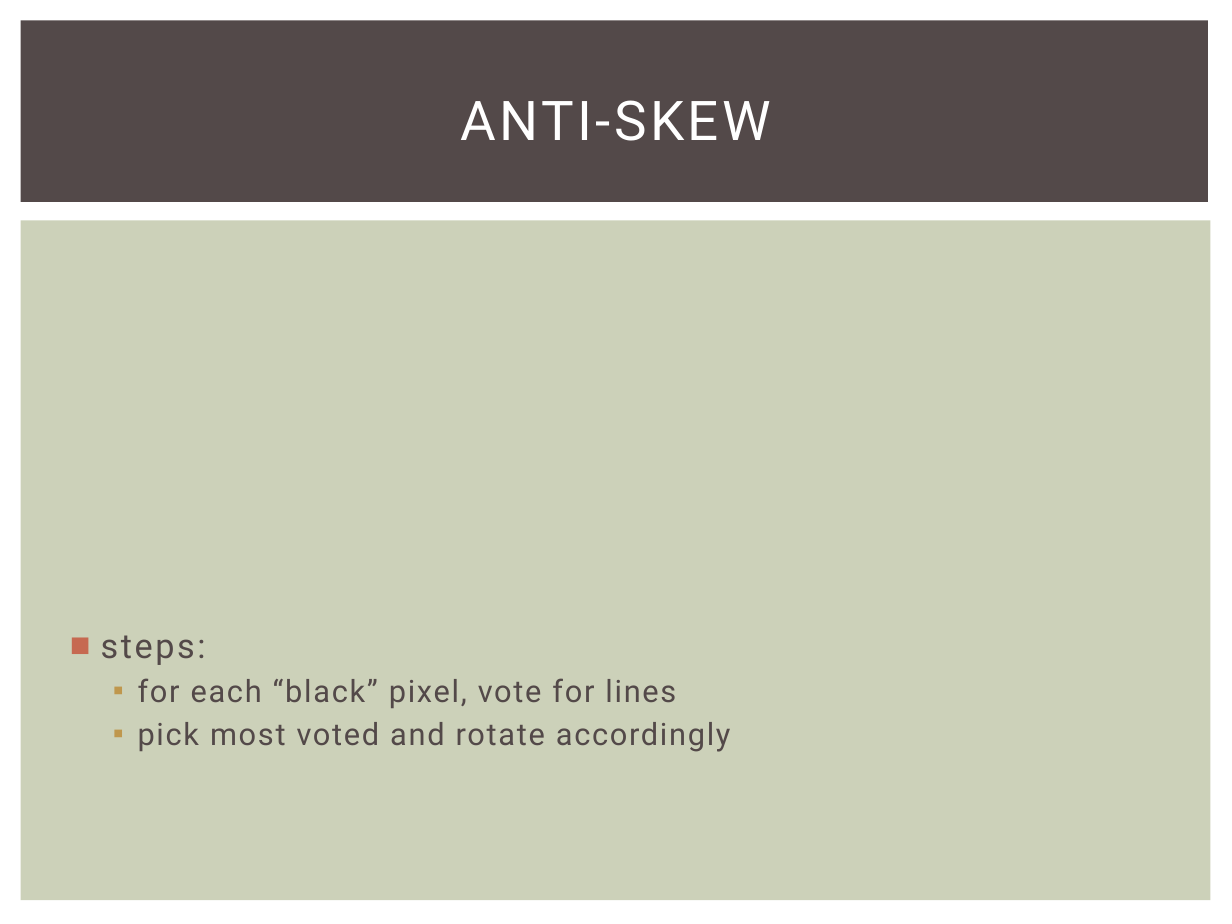
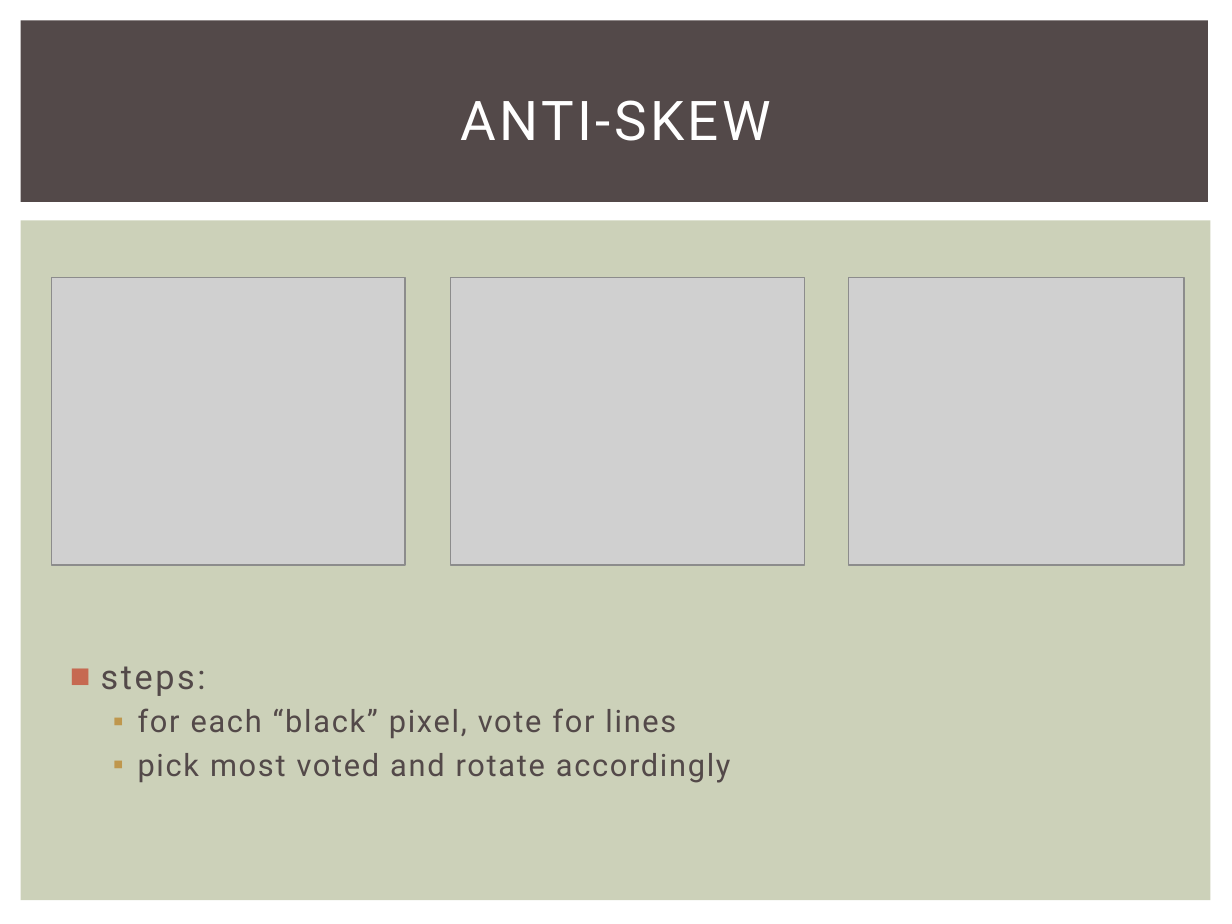
Before and after one commit to Calvin-Michael-Jane/Picross-Vision-Solver, a slide deck: slide 5 of COS429FinalProject.pptx. Drawn at 1232x924 pixels with LibreOffice and Linux fonts; fonts in the diff are those of the drawing; grey boxes stand for pictures. Boxes give left, top, right and bottom in pixels: in the first picture for what was removed or moved away, otherwise in the second. Text is boxed around its words. In the diff, an @@ line names an element or a change of style, - is before the commit and + after.

```diff
--- a/COS429FinalProject.pptx
+++ b/COS429FinalProject.pptx
@@ picture added at (52,277,405,564) @@
@@ picture added at (451,277,804,564) @@
@@ picture added at (849,277,1185,564) @@
@@ text "steps:": place and size @@
-text "steps:" at (101,635,731,752)
+text "steps:" at (101,666,731,783)
```
Also in this commit, not shown: 3 other slides changed, 5 slides added, 5 slides removed, 16 other files.
